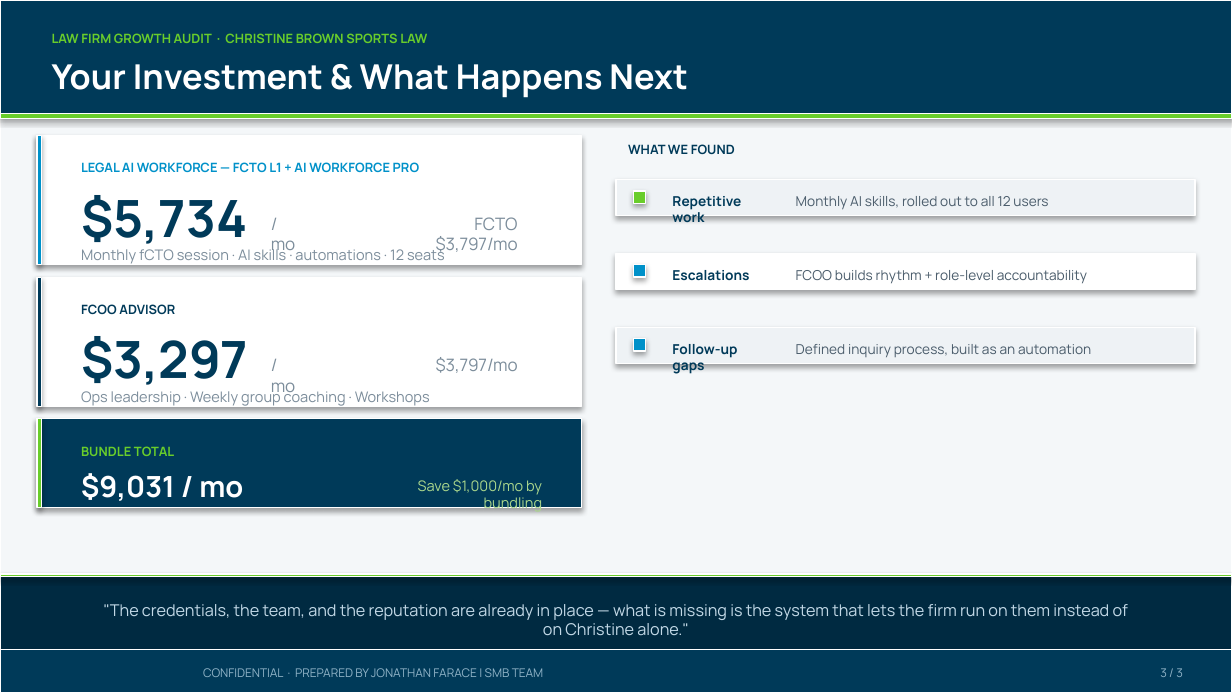
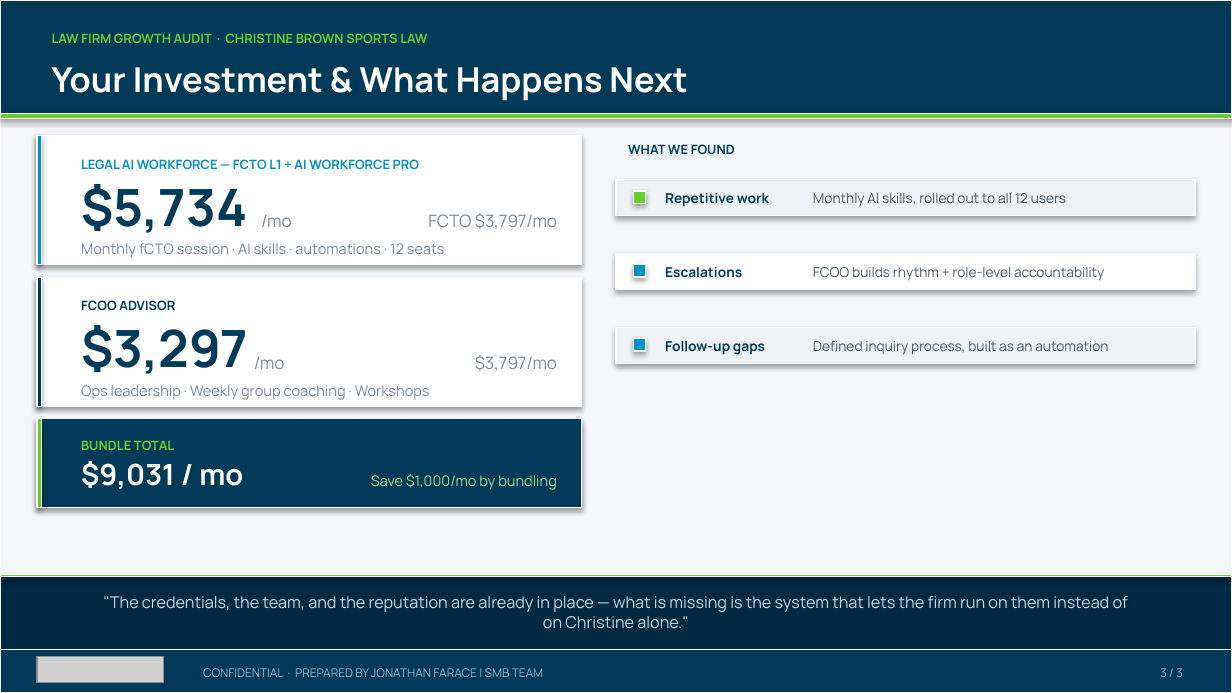
Before and after one commit to SMB-Team-Technology/workwith-smbteam, a slide deck: slide 3 of christine-brown-sports-law/Christine Brown Sports Law_October 22, 2026_Proposal.pptx. Drawn at 1232x693 pixels with LibreOffice and Linux fonts; fonts in the diff are those of the drawing; grey boxes stand for pictures. Boxes give left, top, right and bottom in pixels: in the first picture for what was removed or moved away, otherwise in the second. Text is boxed around its words. In the diff, an @@ line names an element or a change of style, - is before the commit and + after.

```diff
--- a/christine-brown-sports-law/Christine Brown Sports Law_October 22, 2026_Proposal.pptx
+++ b/christine-brown-sports-law/Christine Brown Sports Law_October 22, 2026_Proposal.pptx
@@ text "$5,734" rewrapped from [81,195,247,250] to [81,184,247,233] @@
@@ text "/mo" rewrapped from [271,240,295,255] to [261,215,292,227] @@
@@ text "FCTO $3,797/mo" rewrapped from [436,217,518,255] to [428,213,557,229] @@
@@ text "Repetitive work": place and size @@
-text "Repetitive work" at [672,196,741,223]
+text "Repetitive work" at [665,193,769,207]
@@ text "Monthly AI skills, rolled out ...": place and size @@
-text "Monthly AI skills, rolled out ..." at [796,196,1048,210]
+text "Monthly AI skills, rolled out ..." at [813,193,1066,206]
@@ text "Monthly fCTO session · AI ...": place and size @@
-text "Monthly fCTO session · AI ..." at [81,247,445,264]
+text "Monthly fCTO session · AI ..." at [81,243,445,257]
@@ text "Escalations": place and size @@
-text "Escalations" at [672,270,749,281]
+text "Escalations" at [665,267,742,278]
@@ text "FCOO builds rhythm + role-level ...": place and size @@
-text "FCOO builds rhythm + role-level ..." at [796,270,1087,284]
+text "FCOO builds rhythm + role-level ..." at [813,267,1104,281]
@@ text "FCOO ADVISOR": place and size @@
-text "FCOO ADVISOR" at [81,304,175,314]
+text "FCOO ADVISOR" at [81,300,175,310]
@@ text "$3,297" rewrapped from [81,336,248,392] to [81,325,248,374] @@
@@ vertical alignment top to middle in 8 elements at [52,67,687,101], [104,596,1128,628], [813,193,1066,206], [813,267,1104,281], [813,341,1108,355], [665,193,769,207], [665,267,742,278], [665,341,765,355] @@
@@ text "Follow-up gaps": place and size @@
-text "Follow-up gaps" at [672,344,737,374]
+text "Follow-up gaps" at [665,341,765,355]
@@ text "Defined inquiry process, built as ...": place and size @@
-text "Defined inquiry process, built as ..." at [796,344,1091,357]
+text "Defined inquiry process, built as ..." at [813,341,1108,355]
@@ text "/mo" rewrapped from [271,382,295,397] to [254,356,285,369] @@
@@ text "$3,797/mo": place and size @@
-text "$3,797/mo" at [436,357,518,373]
+text "$3,797/mo" at [475,355,557,371]
@@ text "Ops leadership · Weekly group ...": place and size @@
-text "Ops leadership · Weekly group ..." at [81,389,430,406]
+text "Ops leadership · Weekly group ..." at [81,385,430,400]
@@ text "BUNDLE TOTAL": place and size @@
-text "BUNDLE TOTAL" at [81,446,174,456]
+text "BUNDLE TOTAL" at [81,440,174,450]
@@ text "$9,031 / mo": place and size @@
-text "$9,031 / mo" at [81,473,243,501]
+text "$9,031 / mo" at [81,461,243,489]
@@ text "Save $1,000/mo by bundling" rewrapped from [418,479,543,513] to [371,474,557,490] @@
@@ text ""The credentials, the team, and ...": place and size @@
-text ""The credentials, the team, and ..." at [104,604,1128,635]
+text ""The credentials, the team, and ..." at [104,596,1128,628]
@@ picture added at [37,657,164,683] @@
```
Also in this commit, not shown: 2 other slides changed, 4 other files.
